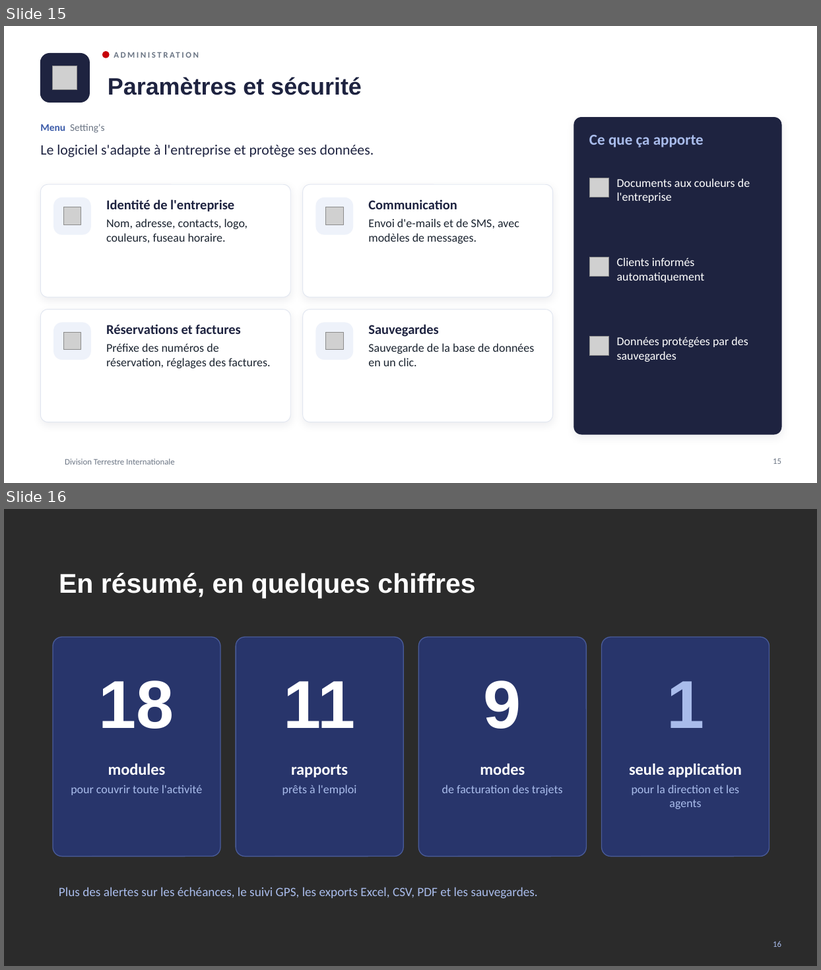
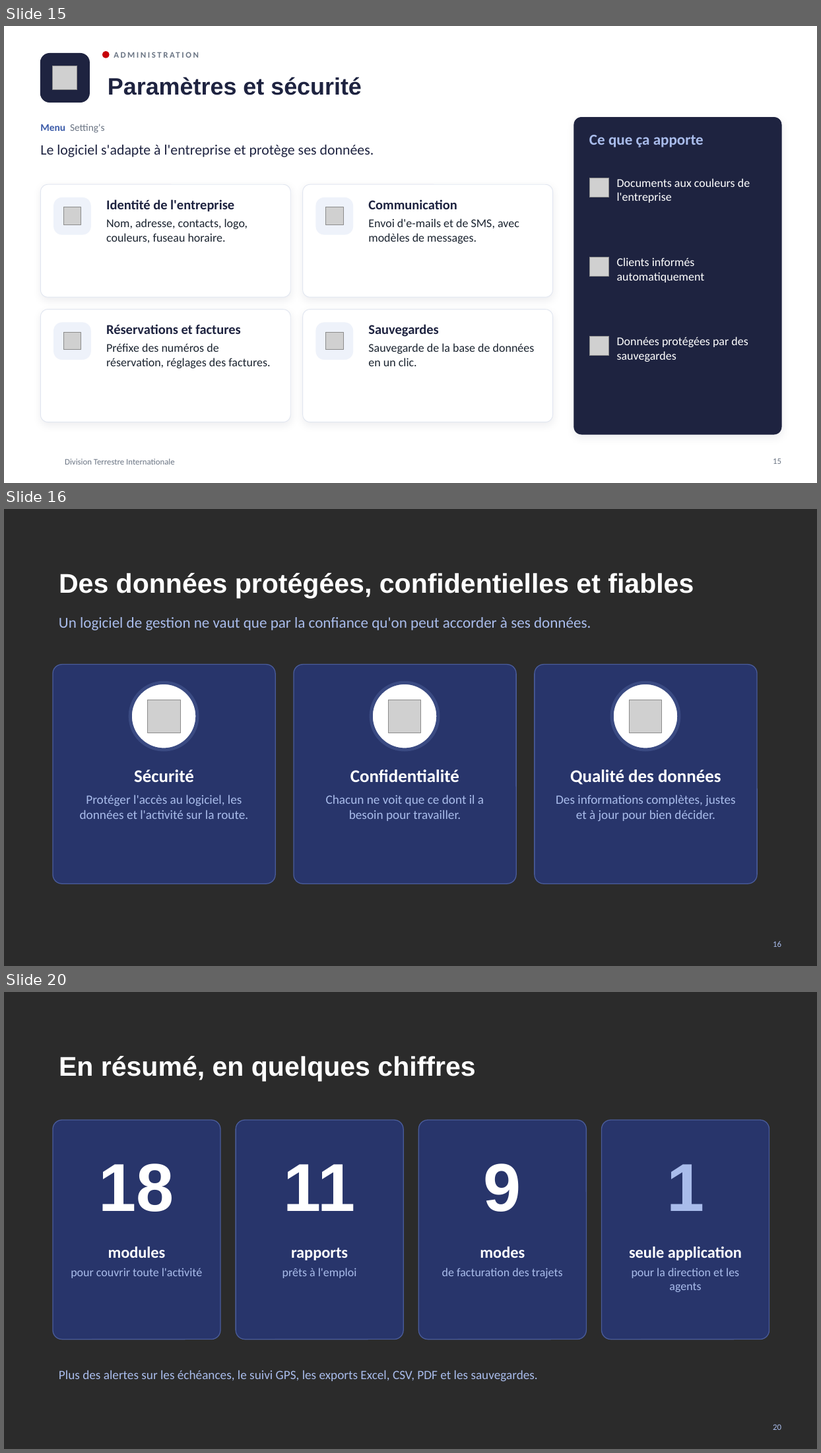
Before and after one commit to meledjearmel/portfolio-assets, a slide deck: formations/dti/presentation-division-terrestre-internationale.pptx. Shown one above the other, each under a label of ours: slides 15 and 16 before the commit, slides 15, 16 and 20 after it; the slides between them are not shown. The pictures are 821x970 and 821x1453 pixels, drawn with LibreOffice and Linux fonts; fonts in the diff are those of the drawing; grey boxes stand for pictures; background and template pictures are left out; a plain dark background stands for a picture behind light text. Boxes give left, top, right and bottom in pixels: in the first picture for what was removed or moved away, otherwise in the second. Text is boxed around its words. In the diff, an @@ line names an element or a change of style, - is before the commit and + after.

```diff
--- a/formations/dti/presentation-division-terrestre-internationale.pptx
+++ b/formations/dti/presentation-division-terrestre-internationale.pptx
@@ slide 16 added at <box>4,509,817,966</box>, background picture (left out) @@
@@ title added at <box>59,573,694,598</box>, 32 pt, text #FFFFFF, bold @@
+Des données protégées, confidentielles et fiables
@@ text added at <box>59,617,591,630</box>, 18 pt, text #A9BCEB @@
+Un logiciel de gestion ne vaut que par la confiance qu'on peut accorder à ses données.
@@ rounded rectangle added at <box>53,665,275,884</box>, fill #28356B, outline #4A5C9A 1 pt @@
@@ rounded rectangle added at <box>294,665,516,884</box>, fill #28356B, outline #4A5C9A 1 pt @@
@@ rounded rectangle added at <box>535,665,757,884</box>, fill #28356B, outline #4A5C9A 1 pt @@
@@ ellipse added at <box>130,683,197,750</box>, fill #FFFFFF, outline #3A4A82 4 pt @@
@@ ellipse added at <box>371,683,438,750</box>, fill #FFFFFF, outline #3A4A82 4 pt @@
@@ ellipse added at <box>612,683,679,750</box>, fill #FFFFFF, outline #3A4A82 4 pt @@
@@ picture added at <box>147,700,180,733</box> @@
@@ picture added at <box>388,700,421,733</box> @@
@@ picture added at <box>629,700,662,733</box> @@
@@ text added at <box>80,770,248,819</box>, 15 pt, text #A9BCEB @@
+Sécurité
+Protéger l'accès au logiciel, les données et l'activité sur la route.
@@ text added at <box>326,770,484,821</box>, 15 pt, text #A9BCEB @@
+Confidentialité
+Chacun ne voit que ce dont il a besoin pour travailler.
@@ text added at <box>556,770,735,821</box>, 15 pt, text #A9BCEB @@
+Qualité des données
+Des informations complètes, justes et à jour pour bien décider.
@@ page number added at <box>773,941,781,947</box>, 10 pt, text #A9BCEB @@
+16
@@ what was slide 16 is now slide 20 @@
@@ page number at <box>773,1424,781,1430</box>: text changed @@
-16
+20
```
Also in this commit, not shown: 3 other slides added, 1 other file.
